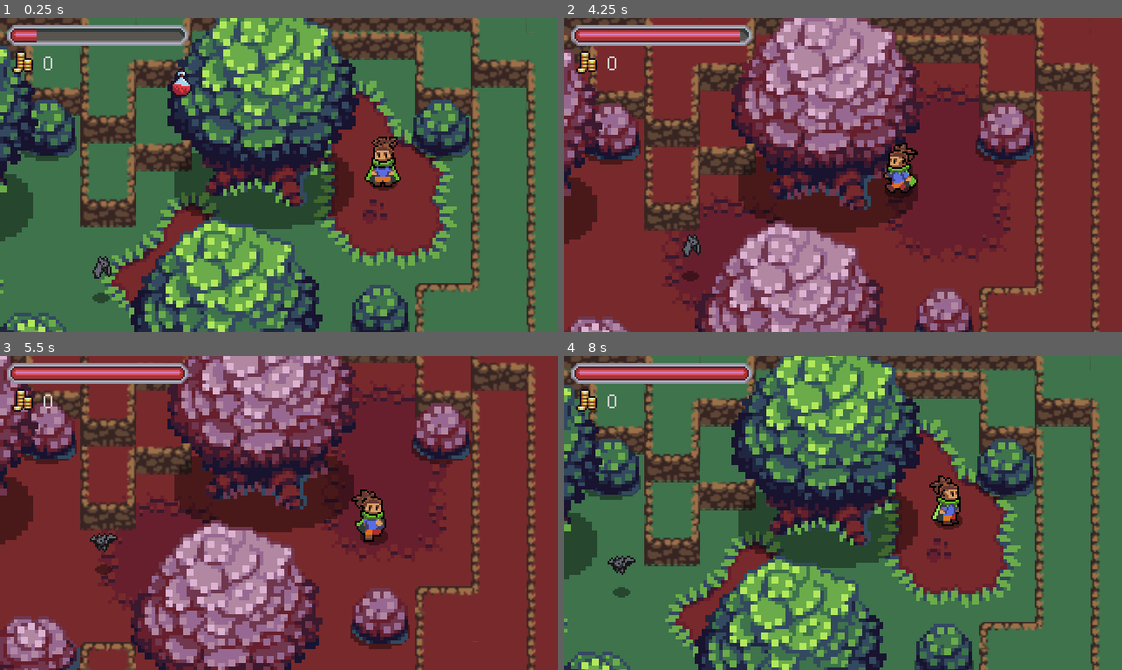
Above: before the commit, frames 1-4 (two rows, left to right).
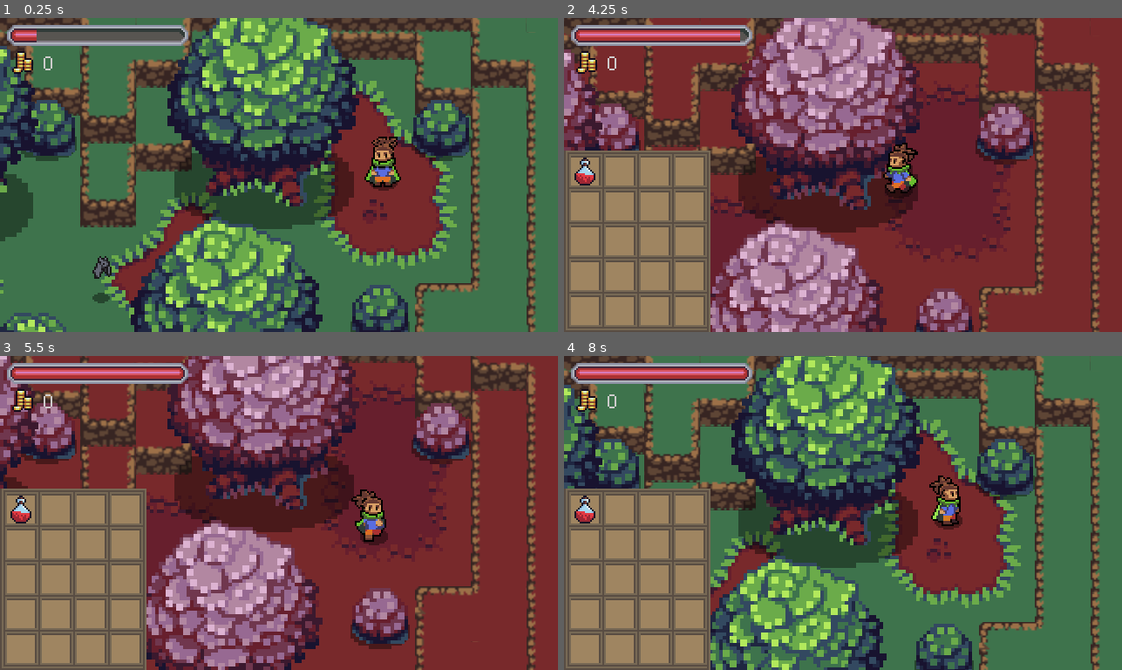
Above: after the commit, the same moments.

Repository: Thomas-Arndt/RPG.1
Game: Godot game, scene res://Game.tscn
The game is run twice, just before and just after one commit, with the same random seed, the same clock (stepped at 60 frames per second) and the same inputs.
Inputs:
- Up to frame 1 (0.25 s): no input
- Up to frame 2 (4.25 s): tap Enter (ui_accept) at 0.5, 0.77, 1.52, 3.02, 3.77 s; hold Right (ui_right) 0.53-1.28 s; tap T (d_shift) at 0.6, 1.55, 2.1, 3.05, 3.6 s; hold Down (ui_down) 1.28-2.03 s; tap R (attack) at 1.35 s; hold Right (ui_right) 2.03-2.78 s; hold Up (ui_up) 2.78-3.53 s; tap E (roll) at 2.85 s; hold Left (ui_left) from 3.53 s (still down); tap B (inventory_display, bound only before the commit) at 4.15 s
- Up to frame 3 (5.5 s): tap R (attack) at 4.35 s; tap Enter (ui_accept) at 4.52 s; tap T (d_shift) at 4.55, 5.1 s; release Left (ui_left) at 5.03 s; hold Down (ui_down) from 5.03 s (still down)
- Up to frame 4 (8 s): release Down (ui_down) at 5.78 s; hold Right (ui_right) 5.78-6.53 s; tap E (roll) at 5.85 s; tap Enter (ui_accept) at 6.02, 6.77, 7.52 s; tap T (d_shift) at 6.05, 6.6, 7.55 s; hold Up (ui_up) 6.53-7.28 s; hold Right (ui_right) from 7.28 s (still down); tap R (attack) at 7.35 s

The runs differ from the first frame. In frame 1, 0.2% of the frame differs, in the area x 30-35%, y 16-25%; in frame 2, 15%; in frame 3, 15%; in frame 4, 15%, in the area x 0-27%, y 42-100%.

Commit message:
Added item dropping functionality using item container and Inventory dictionaries to consolidate resources. Includes hideable backpack and 4 types of red potion

Diff:
--- a/Effects/EnemyEffects/Effect.gd
+++ b/Effects/EnemyEffects/Effect.gd
@@ -6,4 +6,5 @@
 	play("animate")
 
 func _on_animation_finished():
+	Inventory.drop_item_container(global_position, self.get_parent())
 	queue_free()
--- a/Effects/EnemyEffects/VoidBlob/VoidBlobDeathEffect.gd
+++ b/Effects/EnemyEffects/VoidBlob/VoidBlobDeathEffect.gd
@@ -14,6 +14,7 @@
 
 func _on_animation_finish():
 	emit_signal("animation_finished")
+	Inventory.drop_item_container(global_position, self.get_parent())
 	queue_free()
 
 func get_dimension():
--- a/Inventory/Inventory.gd
+++ b/Inventory/Inventory.gd
@@ -12,7 +12,7 @@
 var potion = preload("res://Inventory/Items/Potions/Red/red_normal.tres")
 
 export (Array, Resource) var inventory: Array = [
-	null, null, null, null, null, null, null, null, null, null, null, null
+	null, null, null, null, null, null, null, null, null, null, null, null, null, null, null, null, null, null, null, null
 ]
 
 func _ready():
@@ -55,3 +55,22 @@
 	inventory[item_index] = null
 	emit_signal("item_changed", [item_index])
 	return previousItem
+
+func drop_item_container(pos: Vector2, parent_node: Node):
+	var item_container = ItemScenes.CONTAINER.instance()
+	item_container.global_position = pos
+	parent_node.add_child(item_container)
+
+
+
+var ItemResources = {
+	"MINOR_RED": preload("res://Inventory/Items/Potions/Red/red_minor.tres"),
+	"RED": preload("res://Inventory/Items/Potions/Red/red_normal.tres"),
+	"MAJOR_RED": preload("res://Inventory/Items/Potions/Red/red_major.tres"),
+	"SUPER_RED": preload("res://Inventory/Items/Potions/Red/red_super.tres"),
+}
+
+var ItemScenes = {
+	"CONTAINER": preload("res://Inventory/Items/ItemContainer.tscn"),
+	"POTION": preload("res://Inventory/Items/Potions/Potion.tscn"),
+}
--- a/Inventory/InventoryDisplay.tscn
+++ /dev/null
@@ -1,61 +0,0 @@
-[gd_scene load_steps=3 format=2]
-
-[ext_resource path="res://Inventory/InventorySlotDisplay.tscn" type="PackedScene" id=1]
-[ext_resource path="res://Inventory/InventoryDisplay.gd" type="Script" id=2]
-
-[node name="InventoryDisplay" type="GridContainer"]
-anchor_right = 1.0
-anchor_bottom = 1.0
-margin_right = -264.0
-margin_bottom = -122.0
-columns = 3
-script = ExtResource( 2 )
-
-[node name="Inventory Slot Display" parent="." instance=ExtResource( 1 )]
-margin_right = 16.0
-margin_bottom = 16.0
-rect_min_size = Vector2( 16, 16 )
-
-[node name="Inventory Slot Display2" parent="." instance=ExtResource( 1 )]
-margin_left = 20.0
-margin_right = 36.0
-margin_bottom = 16.0
-
-[node name="Inventory Slot Display3" parent="." instance=ExtResource( 1 )]
-margin_left = 40.0
-margin_right = 56.0
-margin_bottom = 16.0
-
-[node name="Inventory Slot Display4" parent="." instance=ExtResource( 1 )]
-margin_top = 20.0
-margin_right = 16.0
-margin_bottom = 36.0
-
-[node name="Inventory Slot Display5" parent="." instance=ExtResource( 1 )]
-margin_left = 20.0
-margin_top = 20.0
-margin_right = 36.0
-margin_bottom = 36.0
-
-[node name="Inventory Slot Display6" parent="." instance=ExtResource( 1 )]
-margin_left = 40.0
-margin_top = 20.0
-margin_right = 56.0
-margin_bottom = 36.0
-
-[node name="Inventory Slot Display7" parent="." instance=ExtResource( 1 )]
-margin_top = 40.0
-margin_right = 16.0
-margin_bottom = 56.0
-
-[node name="Inventory Slot Display8" parent="." instance=ExtResource( 1 )]
-margin_left = 20.0
-margin_top = 40.0
-margin_right = 36.0
-margin_bottom = 56.0
-
-[node name="Inventory Slot Display9" parent="." instance=ExtResource( 1 )]
-margin_left = 40.0
-margin_top = 40.0
-margin_right = 56.0
-margin_bottom = 56.0
--- /dev/null
+++ b/Inventory/Items/ItemContainer.gd
@@ -0,0 +1,27 @@
+extends Node2D
+
+export (Resource) var drop_item = null
+export (float) var drop_rate = 0
+
+func _ready():
+	randomize()
+	if drop_item != null:
+		if randf() <= drop_rate:
+			drop_item(drop_item)
+	else:
+		var drop_result = randf()
+		if drop_result <= 0.25:
+			drop_item(Inventory.ItemResources.MAJOR_RED)
+		elif drop_result > 0.25 && drop_result <= 0.5:
+			drop_item(Inventory.ItemResources.RED)
+		elif drop_result > 0.5:
+			drop_item(Inventory.ItemResources.MINOR_RED)
+
+func drop_item(resource: Resource):
+	var item_type = resource.type
+	match item_type:
+		"potion":
+			var new_potion = Inventory.ItemScenes.POTION.instance()
+			add_child(new_potion)
+			new_potion.global_position = global_position
+			new_potion.set_item_resource(resource)
--- /dev/null
+++ b/Inventory/Items/ItemContainer.tscn
@@ -0,0 +1,6 @@
+[gd_scene load_steps=2 format=2]
+
+[ext_resource path="res://Inventory/Items/ItemContainer.gd" type="Script" id=1]
+
+[node name="ItemContainer" type="Node2D"]
+script = ExtResource( 1 )
--- /dev/null
+++ b/Inventory/Items/Potions/Potion.gd
@@ -0,0 +1,21 @@
+extends Area2D
+
+export (Resource) var item_resource
+
+onready var sprite = $Sprite
+
+func _ready():
+	if item_resource != null:
+		sprite.texture = item_resource.texture
+
+func _on_Potion_body_entered(body):
+	var index = 0
+	while (Inventory.inventory[index] != null && index < len(Inventory.inventory)):
+		index += 1
+	if (index < len(Inventory.inventory)):
+		Inventory.pick_up_item(index, item_resource)
+		get_parent().queue_free()
+
+func set_item_resource(resource: Resource):
+	item_resource = resource;
+	sprite.texture = item_resource.texture
--- /dev/null
+++ b/Inventory/Items/Potions/Potion.tscn
@@ -0,0 +1,26 @@
+[gd_scene load_steps=4 format=2]
+
+[ext_resource path="res://Assets/Sprites/Shadows/MediumShadow.png" type="Texture" id=1]
+[ext_resource path="res://Inventory/Items/Potions/Potion.gd" type="Script" id=2]
+
+[sub_resource type="CapsuleShape2D" id=1]
+radius = 3.0
+height = 4.0
+
+[node name="Potion" type="Area2D"]
+script = ExtResource( 2 )
+
+[node name="ShadowSprite" type="Sprite" parent="."]
+position = Vector2( 0, 1 )
+texture = ExtResource( 1 )
+
+[node name="Sprite" type="Sprite" parent="."]
+position = Vector2( 0, -4 )
+region_rect = Rect2( 176, 80, 16, 16 )
+
+[node name="CollisionShape2D" type="CollisionShape2D" parent="."]
+position = Vector2( 0, 1 )
+rotation = 1.5708
+shape = SubResource( 1 )
+
+[connection signal="body_entered" from="." to="." method="_on_Potion_body_entered"]
--- a/Inventory/Items/Potions/Red/red_major.tres
+++ b/Inventory/Items/Potions/Red/red_major.tres
@@ -7,4 +7,4 @@
 script = ExtResource( 1 )
 name = "Major Red Potion"
 texture = ExtResource( 2 )
-type = "red_major"
+type = "potion"
--- a/Inventory/Items/Potions/Red/red_minor.tres
+++ b/Inventory/Items/Potions/Red/red_minor.tres
@@ -7,4 +7,4 @@
 script = ExtResource( 1 )
 name = "Minor Red Potion"
 texture = ExtResource( 2 )
-type = "red_minor"
+type = "potion"
--- a/Inventory/Items/Potions/Red/red_normal.tres
+++ b/Inventory/Items/Potions/Red/red_normal.tres
@@ -7,4 +7,4 @@
 script = ExtResource( 1 )
 name = "Red Potion"
 texture = ExtResource( 2 )
-type = "red_normal"
+type = "potion"
--- a/Inventory/Items/Potions/Red/red_super.tres
+++ b/Inventory/Items/Potions/Red/red_super.tres
@@ -7,4 +7,4 @@
 script = ExtResource( 1 )
 name = "Super Red Potion"
 texture = ExtResource( 2 )
-type = "red_super"
+type = "potion"
--- a/Player/Player.gd
+++ b/Player/Player.gd
@@ -26,9 +26,6 @@
 onready var blink_anim_player = $BlinkAnimationPlayer
 onready var detection_zone = $DetectionZone/DetectionZone
 onready var remote_transform = $RemoteTransform2D
-
-onready var RedDimension = get_node("/root/Game/World/RedDimension")
-onready var GreenDimension = get_node("/root/Game/World/GreenDimension")
 
 func _ready():
 
@@ -64,15 +61,11 @@
 
 	if Input.is_action_just_pressed("d_shift") and WorldStats.DIMENSION == false:
 		WorldStats.shift_dimension()
-		#RedDimension.visible = true
-		#GreenDimension.visible = false
 	elif Input.is_action_just_pressed("d_shift") and WorldStats.DIMENSION == true:
 		WorldStats.shift_dimension()
-		#GreenDimension.visible = true
-		#RedDimension.visible = false
 
-	if Input.is_action_just_pressed("inventory_display"):
-		UI.InventoryDisplay.toggle_inventory_display()
+	if Input.is_action_just_pressed("backpack"):
+		UI.Backpack.toggle_backpack()
 
 func move_state(delta):
 	var input_vector = Vector2.ZERO
--- /dev/null
+++ b/UI/Backpack.gd
@@ -0,0 +1,14 @@
+extends CanvasLayer
+
+onready var background = $BackpackBackground
+onready var inventory = $InventoryDisplay
+
+
+func _ready():
+	background.visible = false
+	inventory.visible = false
+
+
+func toggle_backpack():
+	background.visible = !background.visible
+	inventory.visible = !inventory.visible
--- /dev/null
+++ b/UI/Backpack.tscn
@@ -0,0 +1,20 @@
+[gd_scene load_steps=4 format=2]
+
+[ext_resource path="res://Assets/UI/backpack_v1.png" type="Texture" id=1]
+[ext_resource path="res://UI/InventoryDisplay.tscn" type="PackedScene" id=3]
+[ext_resource path="res://UI/Backpack.gd" type="Script" id=4]
+
+[node name="Backpack" type="CanvasLayer"]
+script = ExtResource( 4 )
+
+[node name="BackpackBackground" type="TextureRect" parent="."]
+margin_top = 76.0
+margin_right = 84.0
+margin_bottom = 180.0
+texture = ExtResource( 1 )
+
+[node name="InventoryDisplay" parent="." instance=ExtResource( 3 )]
+margin_left = 4.0
+margin_top = 80.0
+margin_right = -240.0
+margin_bottom = -4.0
--- a/Inventory/InventoryDisplay.gd
+++ b/UI/InventoryDisplay.gd
@@ -1,7 +1,4 @@
 extends GridContainer
-
-
-const Potion = preload("res://Inventory/Items/Potions/Red/red_normal.tres")
 
 func _ready():
 	Inventory.connect("item_changed", self, "_on_items_changed")
--- /dev/null
+++ b/UI/InventoryDisplay.tscn
@@ -0,0 +1,115 @@
+[gd_scene load_steps=3 format=2]
+
+[ext_resource path="res://UI/InventoryDisplay.gd" type="Script" id=1]
+[ext_resource path="res://UI/InventorySlotDisplay.tscn" type="PackedScene" id=2]
+
+[node name="InventoryDisplay" type="GridContainer"]
+anchor_right = 1.0
+anchor_bottom = 1.0
+margin_right = -264.0
+margin_bottom = -122.0
+columns = 4
+script = ExtResource( 1 )
+
+[node name="Inventory Slot Display" parent="." instance=ExtResource( 2 )]
+rect_min_size = Vector2( 16, 16 )
+
+[node name="Inventory Slot Display2" parent="." instance=ExtResource( 2 )]
+margin_left = 20.0
+margin_right = 36.0
+
+[node name="Inventory Slot Display3" parent="." instance=ExtResource( 2 )]
+margin_left = 40.0
+margin_right = 56.0
+
+[node name="Inventory Slot Display4" parent="." instance=ExtResource( 2 )]
+margin_left = 60.0
+margin_right = 76.0
+
+[node name="Inventory Slot Display5" parent="." instance=ExtResource( 2 )]
+margin_top = 20.0
+margin_bottom = 36.0
+
+[node name="Inventory Slot Display6" parent="." instance=ExtResource( 2 )]
+margin_left = 20.0
+margin_top = 20.0
+margin_right = 36.0
+margin_bottom = 36.0
+
+[node name="Inventory Slot Display7" parent="." instance=ExtResource( 2 )]
+margin_left = 40.0
+margin_top = 20.0
+margin_right = 56.0
+margin_bottom = 36.0
+
+[node name="Inventory Slot Display8" parent="." instance=ExtResource( 2 )]
+margin_left = 60.0
+margin_top = 20.0
+margin_right = 76.0
+margin_bottom = 36.0
+
+[node name="Inventory Slot Display9" parent="." instance=ExtResource( 2 )]
+margin_top = 40.0
+margin_bottom = 56.0
+
+[node name="Inventory Slot Display10" parent="." instance=ExtResource( 2 )]
+margin_left = 20.0
+margin_top = 40.0
+margin_right = 36.0
+margin_bottom = 56.0
+
+[node name="Inventory Slot Display11" parent="." instance=ExtResource( 2 )]
+margin_left = 40.0
+margin_top = 40.0
+margin_right = 56.0
+margin_bottom = 56.0
+
+[node name="Inventory Slot Display12" parent="." instance=ExtResource( 2 )]
+margin_left = 60.0
+margin_top = 40.0
+margin_right = 76.0
+margin_bottom = 56.0
+
+[node name="Inventory Slot Display13" parent="." instance=ExtResource( 2 )]
+margin_top = 60.0
+margin_bottom = 76.0
+
+[node name="Inventory Slot Display14" parent="." instance=ExtResource( 2 )]
+margin_left = 20.0
+margin_top = 60.0
+margin_right = 36.0
+margin_bottom = 76.0
+
+[node name="Inventory Slot Display15" parent="." instance=ExtResource( 2 )]
+margin_left = 40.0
+margin_top = 60.0
+margin_right = 56.0
+margin_bottom = 76.0
+
+[node name="Inventory Slot Display16" parent="." instance=ExtResource( 2 )]
+margin_left = 60.0
+margin_top = 60.0
+margin_right = 76.0
+margin_bottom = 76.0
+
+[node name="Inventory Slot Display17" parent="." instance=ExtResource( 2 )]
+margin_top = 80.0
+margin_bottom = 96.0
+
+[node name="Inventory Slot Display18" parent="." instance=ExtResource( 2 )]
+margin_left = 20.0
+margin_top = 80.0
+margin_right = 36.0
+margin_bottom = 96.0
+
+[node name="Inventory Slot Display19" parent="." instance=ExtResource( 2 )]
+margin_left = 40.0
+margin_top = 80.0
+margin_right = 56.0
+margin_bottom = 96.0
+
+[node name="Inventory Slot Display20" parent="." instance=ExtResource( 2 )]
+margin_left = 60.0
+margin_top = 80.0
+margin_right = 76.0
+margin_bottom = 96.0
--- a/Inventory/InventorySlotDisplay.gd
+++ b/UI/InventorySlotDisplay.gd
@@ -30,7 +30,7 @@
 
 func drop_data(_position, data):
 	var my_item_index = get_index()
-	var _my_item = Inventory.items[my_item_index]
+	var _my_item = Inventory.inventory[my_item_index]
 	Inventory.swap_items(my_item_index, data.item_index)
 	Inventory.set_item(my_item_index, data.item)
 	Inventory.drag_data = null
--- a/Inventory/InventorySlotDisplay.tscn
+++ b/UI/InventorySlotDisplay.tscn
@@ -1,18 +1,16 @@
 [gd_scene load_steps=3 format=2]
 
-[ext_resource path="res://Inventory/InventorySlotDisplay.gd" type="Script" id=1]
+[ext_resource path="res://UI/InventorySlotDisplay.gd" type="Script" id=1]
 [ext_resource path="res://Inventory/Items/Potions/Red/red_minor.png" type="Texture" id=2]
 
 [node name="Inventory Slot Display" type="CenterContainer"]
-margin_right = 40.0
-margin_bottom = 40.0
+margin_right = 16.0
+margin_bottom = 16.0
 script = ExtResource( 1 )
 
 [node name="ItemTextureRect" type="TextureRect" parent="."]
-margin_left = 12.0
-margin_top = 12.0
-margin_right = 28.0
-margin_bottom = 28.0
+margin_right = 16.0
+margin_bottom = 16.0
 rect_min_size = Vector2( 16, 16 )
 texture = ExtResource( 2 )
 stretch_mode = 4
--- a/UI/UI.gd
+++ b/UI/UI.gd
@@ -1,4 +1,4 @@
 extends Node2D
 
 onready var TextBox: Node = $UITextBox
-onready var InventoryDisplay: Node = $InventoryDisplayCanvasLayer/InventoryDisplay
+onready var Backpack: Node = $Backpack
--- a/UI/UI.tscn
+++ b/UI/UI.tscn
@@ -6,7 +6,7 @@
 [ext_resource path="res://UI/FillBarRed.png" type="Texture" id=4]
 [ext_resource path="res://UI/GoldDisplay.tscn" type="PackedScene" id=5]
 [ext_resource path="res://UI/UI.gd" type="Script" id=6]
-[ext_resource path="res://Inventory/InventoryDisplay.tscn" type="PackedScene" id=7]
+[ext_resource path="res://UI/Backpack.tscn" type="PackedScene" id=7]
 
 [node name="UI" type="Node2D"]
 z_index = 2
@@ -24,14 +24,6 @@
 [node name="Fill" parent="HealthBar/FillBar" index="3"]
 texture = ExtResource( 4 )
 
-[node name="InventoryDisplayCanvasLayer" type="CanvasLayer" parent="."]
-
-[node name="InventoryDisplay" parent="InventoryDisplayCanvasLayer" instance=ExtResource( 7 )]
-anchor_right = 0.0
-anchor_bottom = 0.0
-margin_left = 96.0
-margin_top = 29.0
-margin_right = 152.0
-margin_bottom = 85.0
+[node name="Backpack" parent="." instance=ExtResource( 7 )]
 
 [editable path="HealthBar/FillBar"]
--- a/project.godot
+++ b/project.godot
@@ -176,7 +176,7 @@
 , Object(InputEventJoypadButton,"resource_local_to_scene":false,"resource_name":"","device":0,"button_index":3,"pressure":0.0,"pressed":false,"script":null)
  ]
 }
-inventory_display={
+backpack={
 "deadzone": 0.5,
 "events": [ Object(InputEventKey,"resource_local_to_scene":false,"resource_name":"","device":0,"alt":false,"shift":false,"control":false,"meta":false,"command":false,"pressed":false,"scancode":0,"physical_scancode":66,"unicode":0,"echo":false,"script":null)
  ]
Binary file added: Assets/UI/backpack_v1.png
Not shown, added: Assets/UI/backpack_v1.png.import
